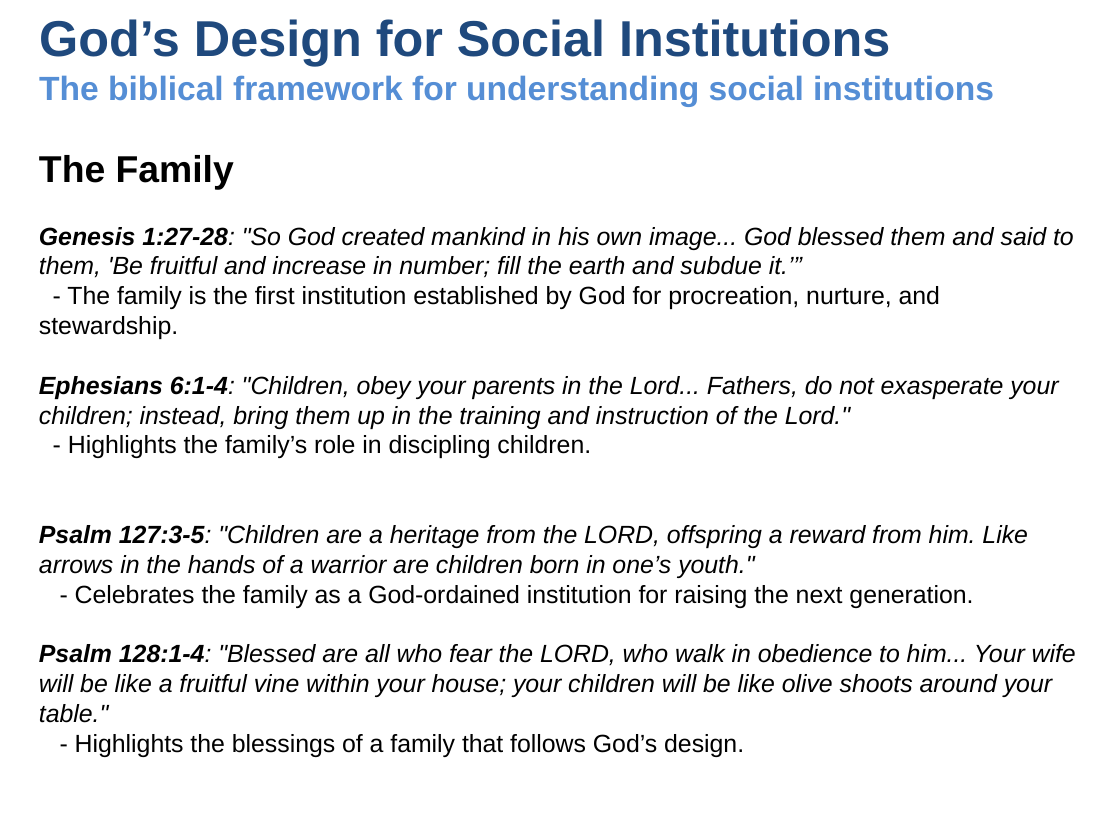
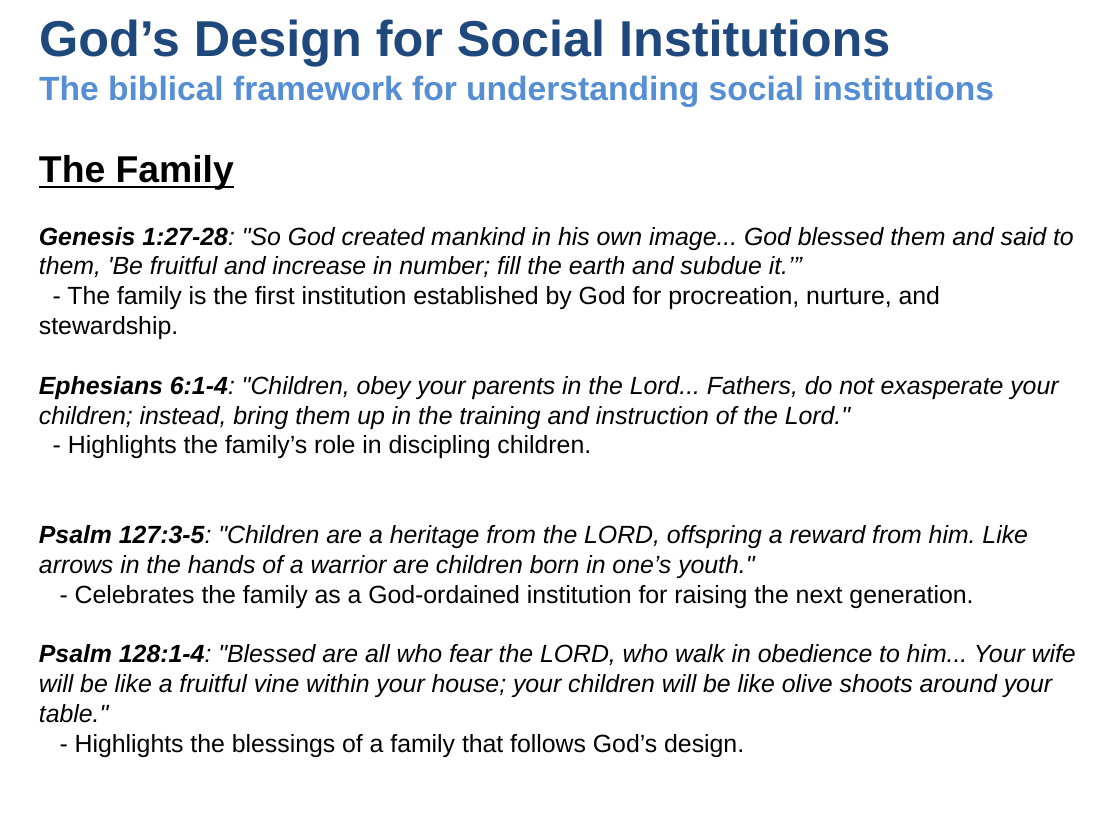
Before and after one commit to UsefulEngines/EvangelismPublic, a slide deck: slide 3 of 2024-Q4/2024-11-24/2024-11-24-Psalms.pptx (slide 26 before the commit). Drawn at 1120x840 pixels with LibreOffice and Linux fonts; fonts in the diff are those of the drawing. Boxes give left, top, right and bottom in pixels: in the first picture for what was removed or moved away, otherwise in the second. Text is boxed around its words. In the diff, an @@ line names an element or a change of style, - is before the commit and + after.

```diff
--- a/2024-Q4/2024-11-24/2024-11-24-Psalms.pptx
+++ b/2024-Q4/2024-11-24/2024-11-24-Psalms.pptx
@@ text at (39, 155, 234, 190): underline on in "The Family" @@
```
Also in this commit, not shown: 5 other slides changed, 2 slides added, 22 slides removed.
